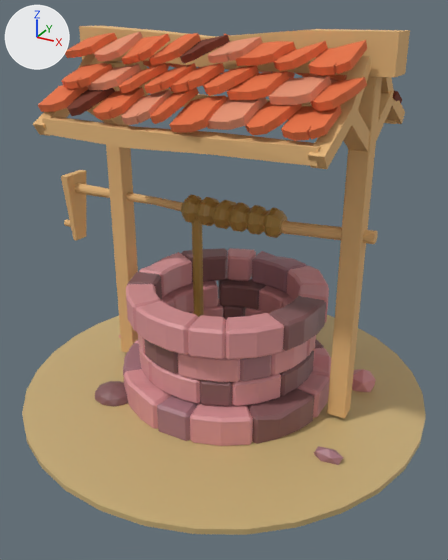
What one commit did to the Blender file models/My_Suzanne.blend.
Camera for both pictures: a 50 mm camera at (17.2, -31.7, 22.4) aimed at (0.3, -1.0, 7.1). The axes (+X, +Y, +Z) are drawn at upper left. The lights are the same throughout.
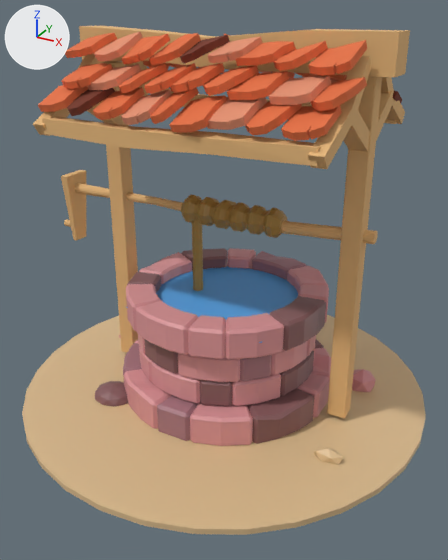
Boxes (x1, y1, x2, y2) around the edits, measured in the pictures (448 x 560 px):
'Cylinder.002', recoloured (brown to beige)
    both: (22, 315, 426, 535)
'Plane.028', added (blue)
    after: (126, 266, 298, 343)
part 1 of me_cylinder_003, recoloured (brown to beige)
    both: (314, 446, 343, 465)

What changed in the scene script:
```text
Change mat_sand:
    mat_sand.base_color: (0.599, 0.439, 0.196) -> (0.721, 0.511, 0.277)  # brown #cbb17a -> beige #ddbd90
Add mat_toon_water:
    mat_toon_water = principled_material('Toon Water')
    mat_toon_water.base_color = (0.0844, 0.369, 0.8)  # blue #52a4e7
Change me_cylinder_003:
    where me_cylinder_003.from_pydata(...)  # 294 vertices, 374 faces; spans x -1.0..1.0, y -1.0..1.0, z -4.53..8.09
    used by ob_cylinder_002; location = (-0.17, -0.11, -1.05); scale = (13.2, 13.2, 0.181)
    me_cylinder_003 part 1: all 20 faces that had it switch from mat_stone_3 (brown #a5747e) to mat_sand (beige #ddbd90)
Add me_plane_028:
    me_plane_028.from_pydata([(-1.0, -1.0, 0.0), (1.0, -1.0, 0.0), (-1.0, 1.0, 0.0), (1.0, 1.0, 0.0)], [], [(0, 1, 3, 2)])
    me_plane_028.materials.append(mat_toon_water)  # blue #52a4e7
Add ob_plane_028:
    ob_plane_028 = bpy.data.objects.new('Plane.028', me_plane_028)
    ob_plane_028.location = (0.0, 0.0, 5.61)
    ob_plane_028.scale = (4.6, 4.6, 1.0)
```
